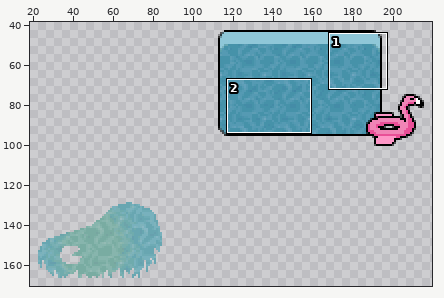
A sprite sheet gets an edit: client/src/assets/images/water1.png. Above: a wide view before the commit, with the close-up outlined.
Close-up. The starting point:
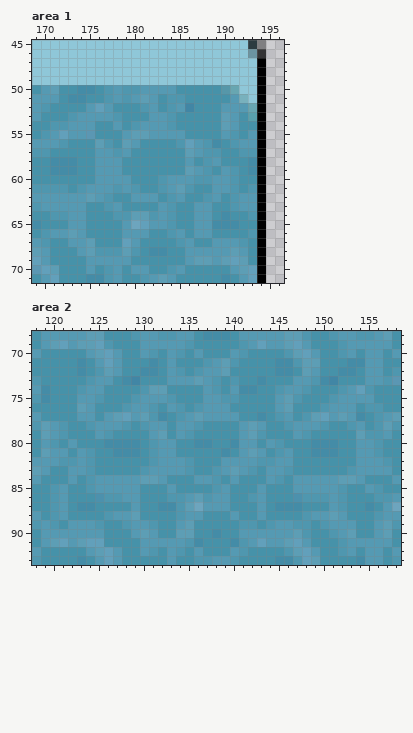
The file is 480x270 pixels. Colours within 5 levels of each other are drawn and written as one. Shown: area 1: x 169..196, y 45..71; area 2: x 118..158, y 68..93. The wide view leaves out empty margins.
Now the later version:
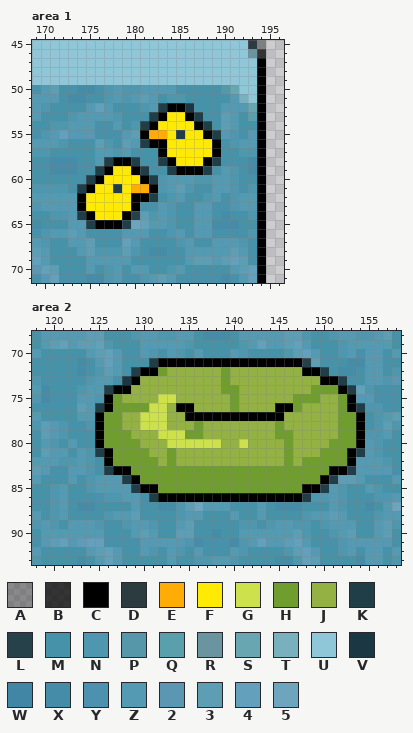
Palette (. is transparent): A #00000055  B #000000be  C #000000  D #2b3b40  E #ffac06  F #ffea06  G #cde14c  H #6f9e2e  J #93b243  K #203e48  L #26414a  M #4692a9  N #4f97af  P #5697a9  Q #59a0ac  R #6b94a1  S #68a6b1  T #78b1bd  U #8fc7d8  V #1b3744  W #4186a5  X #448ca7  Y #4c91ad  Z #559ab3  2 #5b97b3  3 #5d9eb5  4 #62a0bb  5 #6da5be
Changes in this commit:
Changed rows in their new state; - is an unchanged pixel.
Area 1:
first column x 174:
52 ---------KCCV---
53 --------KCFFCK--
54 -------KCFFFFCK-
55 -------CEEFKFFCK
56 -------KCCFFFFFC
57 ---------CFFFFFC
58 ---KCCK--KCFFFCK
59 --KCFFCK--KCCCK-
60 -KCFFFFCK-------
61 KCFFKFEEC-------
62 CFFFFFCCK-------
63 CFFFFFC---------
64 KCFFFCL---------
65 -KCCCK----------
Area 2:
first column x 125:
71 ------KCCCCCCCCCCCCCCCCL------
72 ----KCCHJJJJJJHJJJJJJJJCCK----
73 ---VCJJJJJJJJJHJJJJJJJJJJCCK--
74 -KCCJJJJJJJJJJHHJJJJJJJJHHHCK-
75 -CHJJJJGGJJJJJJHJJJJJJHHHJJHC-
76 KCHHHHGGJCCJJJJHJJJJCCHJJJJHCK
77 CHHJJGGGJJCCCCCCCCCCCJJJJJJHHC
78 CHHJJGGGJJJHJJJJJJJJHJJJJJJHHC
79 CHHHJJJGGGHHJJJJJJJJHHJJJJJHHC
80 CHHHHJJJGGGGGGJJGJJJJHJJJJHHHC
81 KCHHHHJJHJJJJJJJJJJJJHJJJHHHCK
82 -CHHHHHJHJJJJJJJJJJJJHJHHHHHC-
83 -KCCHHHHHHHHHHHHHHHHHHHHHHCCK-
84 ---KCHHHHHHHHHHHHHHHHHHHHCK---
85 ----KCCHHHHHHHHHHHHHHHHCCK----
86 ------KCCCCCCCCCCCCCCCCK------
